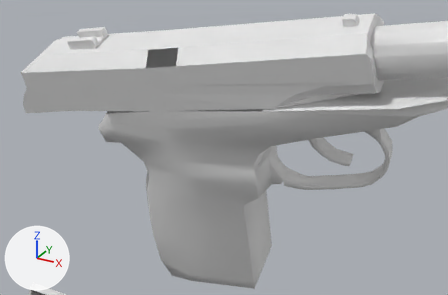
The OBJ model Vertex_Animation_Compiler/Assets/Makarov_Pistol_Reload155.obj, before and after one commit.
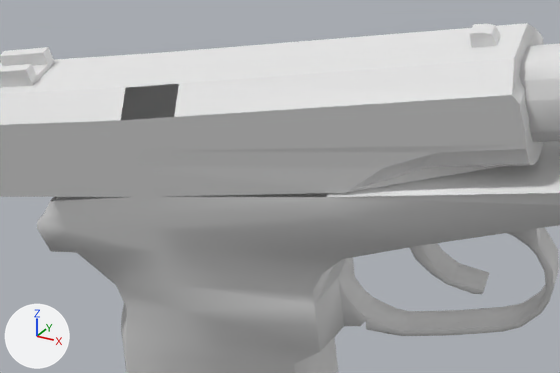
Each version is shown from a 50 mm camera at (0.4635, -0.3058, 0.0096) aimed at (0.3662, -0.1289, -0.0788), then close up on the part from 17% to 88% of the width and 0% to 71% of the height. The lights are fixed; the arrows at lower left show +X, +Y and +Z. Where no turn or scale is listed for an object, it has been applied to the vertices.

In view in the first close-up: 'Rest_of_the_gun_Sphere', 'Top_Slider_Sphere.001'.
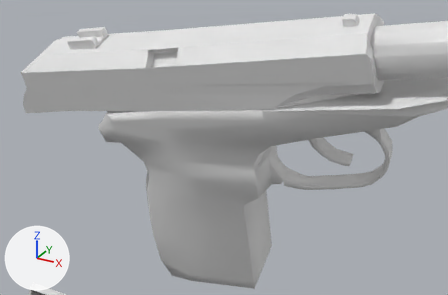
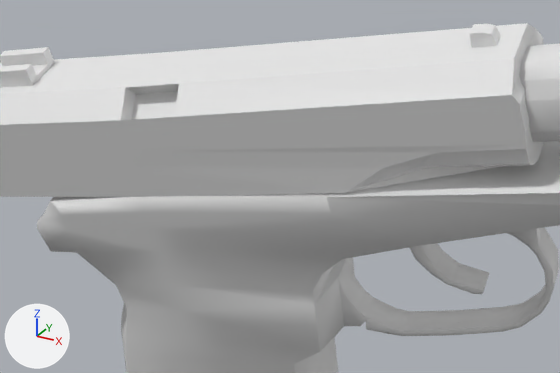
Diff of the bpy script that builds the scene:
```diff
--- a/Vertex_Animation_Compiler/Assets/Makarov_Pistol_Reload155.obj.py
+++ b/Vertex_Animation_Compiler/Assets/Makarov_Pistol_Reload155.obj.py
@@ me_rest_of_the_gun_sphere @@
 me_rest_of_the_gun_sphere.from_pydata(...)  # 272 vertices, 519 faces; spans x 0.3111..0.4577, y -0.1362..-0.0811, z -0.1591..-0.0255
 # used by ob_rest_of_the_gun_sphere; location = (0.0, 0.0, 0.0)
 # verts and faces of me_rest_of_the_gun_sphere; kept vertices keep their numbers, new ones are numbered from 272
 # before: 164 (0.3785, -0.1073, -0.0545), 166 (0.3198, -0.1362, -0.0722) at pixel (49, 201), 175 (0.3211, -0.1361, -0.0718) at pixel (54, 200), 178 (0.3816, -0.1312, -0.0618) at pixel (326, 197), 179 (0.3416, -0.1347, -0.0677) at pixel (138, 196)
 # before: 180 (0.318, -0.1121, -0.0646), 181 (0.3384, -0.1107, -0.0604), 183 (0.3166, -0.1122, -0.0649)
+# me_rest_of_the_gun_sphere part 1
+faces += [(164, 181, 179), (175, 179, 181), (166, 175, 183), (164, 179, 178), (175, 181, 180), (175, 180, 183)]
@@ me_top_slider_sphere_001 @@
 # used by ob_top_slider_sphere_001; location = (0.0, 0.0, 0.0)
-me_top_slider_sphere_001.from_pydata(...)  # 127 vertices, 227 faces; spans x 0.2784..0.4176, y -0.1445..-0.1077, z -0.0779..-0.0286
+me_top_slider_sphere_001.from_pydata(...)  # 131 vertices, 237 faces; spans x 0.2784..0.4176, y -0.1445..-0.1077, z -0.0779..-0.0286
+# me_top_slider_sphere_001 part 2
+# 4 vertices are added at (0.3535, -0.1357, -0.0505), (0.342, -0.1368, -0.0525), (0.3523, -0.132, -0.0451), (0.3408, -0.133, -0.0471)
+# 10 new faces join them
```

Where the change shows, as pixel boxes [x1, y1, x2, y2] in the close-ups (560 x 373 px):
part 1 of me_rest_of_the_gun_sphere, added
    after: [51, 193, 328, 201]
part 2 of me_top_slider_sphere_001, added
    after: [121, 84, 179, 120]
